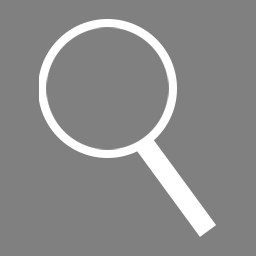
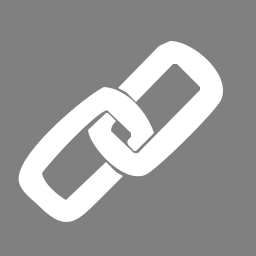
Layer changes from the first 256x256 image to the second:
added layer "_Flat" (3rd of 11, in "Groupe 1") in group "Groupe 1" over 18, 41, 223, 222
hid group "SHOW_SCANNER" (1 layers) over 39, 19, 218, 237
